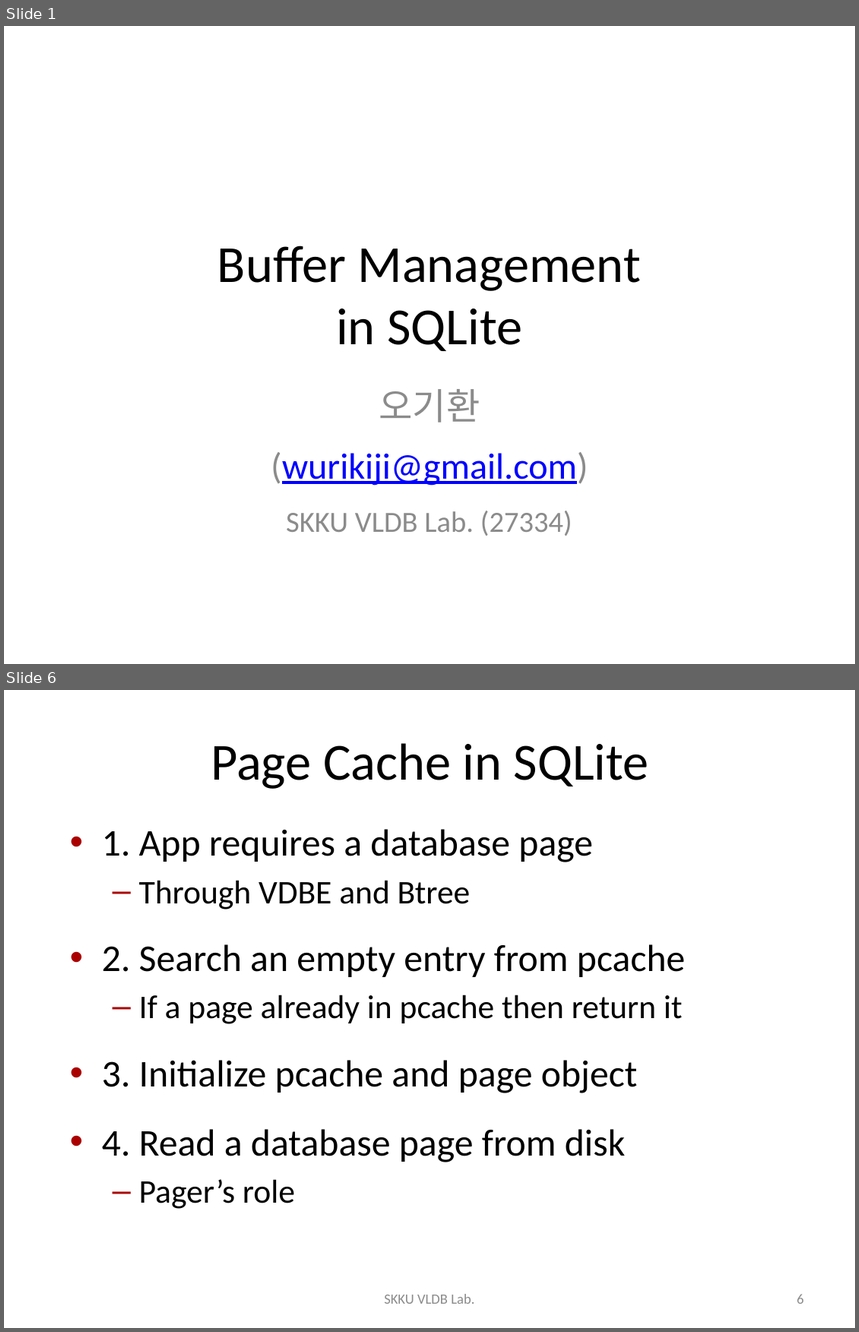
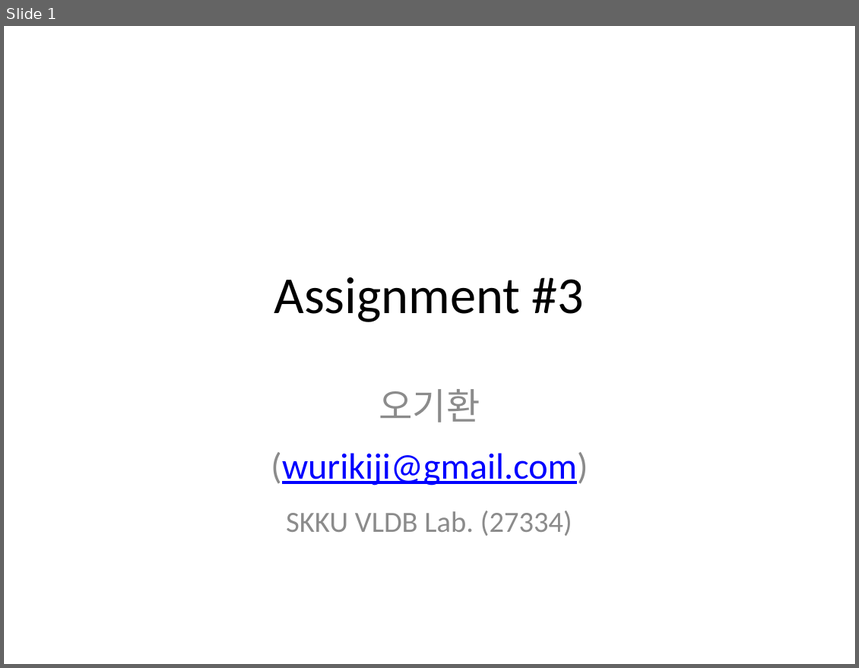
Before and after one commit to wurikiji/2016-db-programming-fall, a slide deck: 4주차/4주차 - Asignment 3.pptx. Shown one above the other, each under a label of ours: slides 1 and 6 before the commit, slide 1 after it; the slides between them are not shown. The pictures are 859x1332 and 859x668 pixels, drawn with LibreOffice and Linux fonts; fonts in the diff are those of the drawing; background and template pictures are left out. Boxes give left, top, right and bottom in pixels: in the first picture for what was removed or moved away, otherwise in the second. Text is boxed around its words. In the diff, an @@ line names an element or a change of style, - is before the commit and + after.

```diff
--- a/4주차/4주차 - Asignment 3.pptx
+++ b/4주차/4주차 - Asignment 3.pptx
@@ slide 6 removed at [4,690,855,1328], background #FFFFFF @@
@@ title removed at [211,743,649,789] @@
-Page Cache in SQLite
@@ text removed at [102,829,686,1209] @@
-• 1. App requires a database page
-  – Through VDBE and Btree
-• 2. Search an empty entry from pcache
-  – If a page already in pcache then return it
-• 3. Initialize pcache and page object
-• 4. Read a database page from disk
-  – Pager’s role
@@ text removed at [384,1294,474,1304] @@
-SKKU VLDB Lab.
@@ page number removed at [797,1294,804,1304] @@
-6
@@ slide 1 changed as well @@
@@ title at [275,278,585,322]: text changed @@
-Buffer Management
-in SQLite
+Assignment #3
```
Also in this commit, not shown: 5 other slides changed, 4 slides added, 19 other slides removed, 1 other file.
